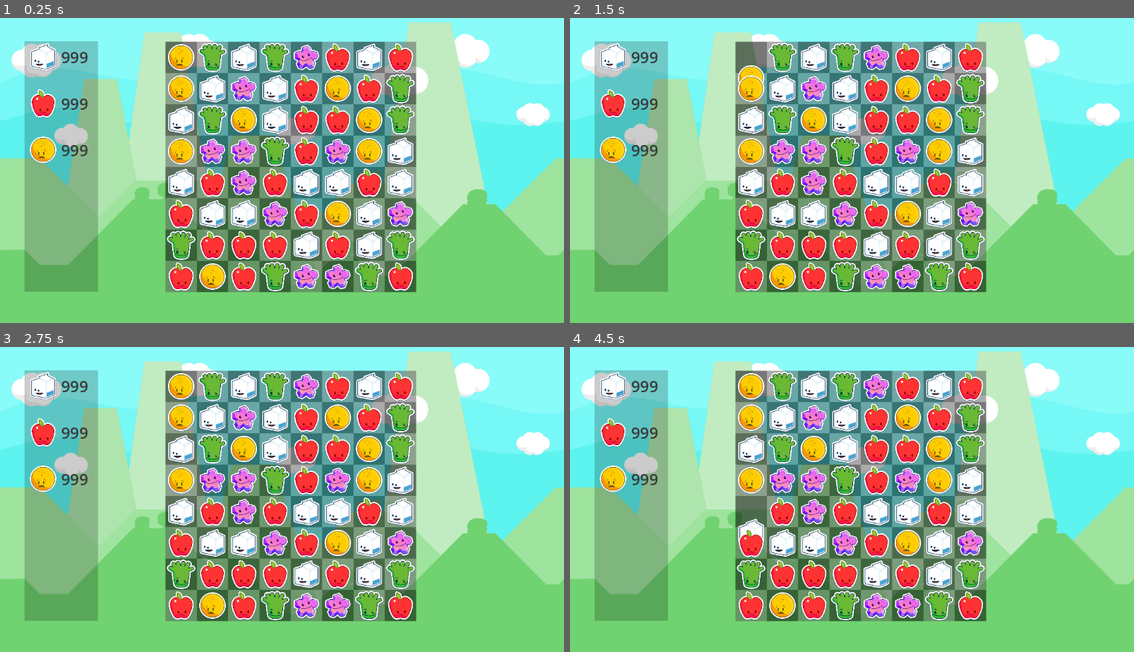
Above: before the commit, frames 1-4 (two rows, left to right).
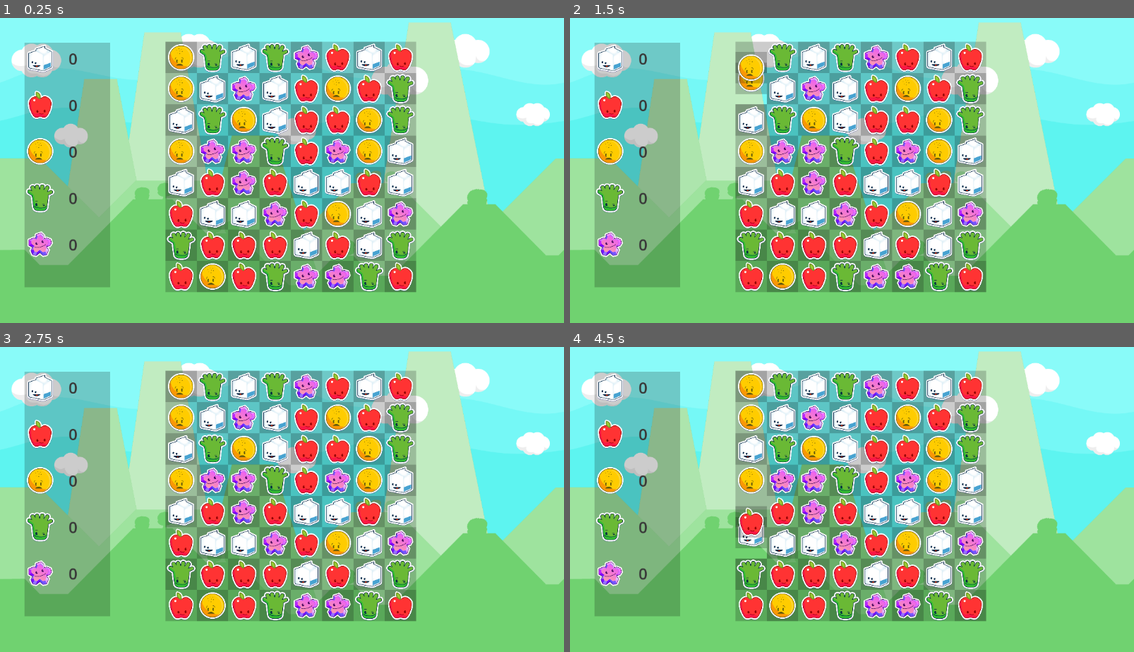
Above: after the commit, the same moments.

Repository: gitbrent/godot-match-3
Game: Godot game, scene res://game.tscn
Same seed, same stepped clock (60 frames per second), same inputs: the game is played once before the commit and once after it.
Inputs (mouse positions are in pixels of both pictures, inside the frame that each line leads up to):
- Up to frame 1 (0.25 s): no input
- Up to frame 2 (1.5 s): tap Enter at 0.5 s; drag from (750, 57) to (908, 94) at 0.52 s; drag from (750, 88) to (823, 228) at 1.27 s
- Up to frame 3 (2.75 s): move the mouse to (180, 447) at 2.02 s; click (180, 447) at 2.17 s
- Up to frame 4 (4.5 s): drag from (750, 481) to (682, 444) at 2.77 s; drag from (750, 511) to (880, 493) at 3.52 s; drag from (750, 542) to (767, 414) at 4.27 s

The runs differ from the first frame. In frame 1, 17% of the frame differs, in the area x 4-74%, y 7-90%; in frame 2, 18%; in frame 3, 17%; in frame 4, 18%.

Commit message:
WIP

Diff:
--- a/game.tscn
+++ b/game.tscn
@@ -1,10 +1,12 @@
-[gd_scene load_steps=8 format=3 uid="uid://b5bfm2244ywxk"]
+[gd_scene load_steps=10 format=3 uid="uid://b5bfm2244ywxk"]
 
 [ext_resource type="Texture2D" uid="uid://cnlqirgwr8d4" path="res://assets/bkgd/Background.png" id="1_h8otn"]
 [ext_resource type="PackedScene" uid="uid://x4qq2j3l7nvb" path="res://game_board/board.tscn" id="2_2ltbx"]
 [ext_resource type="Texture2D" uid="uid://b8biy2iputyhe" path="res://assets/gems/characters_0002.png" id="3_qywvx"]
 [ext_resource type="Texture2D" uid="uid://duau66qew6757" path="res://assets/gems/characters_0001.png" id="3_sh4xh"]
 [ext_resource type="Texture2D" uid="uid://vu6oui2n7024" path="res://assets/gems/characters_0003.png" id="4_2reex"]
+[ext_resource type="Texture2D" uid="uid://byliae6aa6ki2" path="res://assets/gems/characters_0005.png" id="5_g428h"]
+[ext_resource type="Texture2D" uid="uid://2vrsevjv4w43" path="res://assets/gems/characters_0007.png" id="6_ot4tf"]
 
 [sub_resource type="StyleBoxFlat" id="StyleBoxFlat_k3sk6"]
 bg_color = Color(0, 0, 0, 0.2)
@@ -20,22 +22,23 @@
 scale = Vector2(0.6, 0.6)
 texture = ExtResource("1_h8otn")
 
-[node name="debug-bkgd" type="Panel" parent="."]
+[node name="VboxBkgd" type="Panel" parent="."]
 offset_left = 50.0
-offset_top = 72.0
-offset_right = 200.0
-offset_bottom = 584.0
+offset_top = 75.0
+offset_right = 225.0
+offset_bottom = 575.0
 theme_override_styles/panel = SubResource("StyleBoxFlat_k3sk6")
 
 [node name="VBoxContainer" type="VBoxContainer" parent="."]
-offset_left = 56.0
-offset_top = 72.0
-offset_right = 214.0
-offset_bottom = 571.0
+offset_left = 50.0
+offset_top = 75.0
+offset_right = 225.0
+offset_bottom = 575.0
 theme_override_constants/separation = 30
 
 [node name="HBoxContainer1" type="HBoxContainer" parent="VBoxContainer"]
 layout_mode = 2
+theme_override_constants/separation = 25
 
 [node name="Control" type="Control" parent="VBoxContainer/HBoxContainer1"]
 custom_minimum_size = Vector2(65, 65)
@@ -51,10 +54,11 @@
 size_flags_horizontal = 3
 theme_override_colors/font_color = Color(0.223529, 0.223529, 0.223529, 1)
 theme_override_font_sizes/font_size = 32
-text = "999"
+text = "0"
 
 [node name="HBoxContainer2" type="HBoxContainer" parent="VBoxContainer"]
 layout_mode = 2
+theme_override_constants/separation = 25
 
 [node name="Control" type="Control" parent="VBoxContainer/HBoxContainer2"]
 custom_minimum_size = Vector2(65, 65)
@@ -70,10 +74,11 @@
 size_flags_horizontal = 3
 theme_override_colors/font_color = Color(0.223529, 0.223529, 0.223529, 1)
 theme_override_font_sizes/font_size = 32
-text = "999"
+text = "0"
 
 [node name="HBoxContainer3" type="HBoxContainer" parent="VBoxContainer"]
 layout_mode = 2
+theme_override_constants/separation = 25
 
 [node name="Control" type="Control" parent="VBoxContainer/HBoxContainer3"]
 custom_minimum_size = Vector2(65, 65)
@@ -89,7 +94,47 @@
 size_flags_horizontal = 3
 theme_override_colors/font_color = Color(0.223529, 0.223529, 0.223529, 1)
 theme_override_font_sizes/font_size = 32
-text = "999"
+text = "0"
+
+[node name="HBoxContainer4" type="HBoxContainer" parent="VBoxContainer"]
+layout_mode = 2
+theme_override_constants/separation = 25
+
+[node name="Control" type="Control" parent="VBoxContainer/HBoxContainer4"]
+custom_minimum_size = Vector2(65, 65)
+layout_mode = 2
+
+[node name="Sprite2D" type="Sprite2D" parent="VBoxContainer/HBoxContainer4/Control"]
+scale = Vector2(0.25, 0.25)
+texture = ExtResource("5_g428h")
+centered = false
+
+[node name="Label" type="Label" parent="VBoxContainer/HBoxContainer4"]
+layout_mode = 2
+size_flags_horizontal = 3
+theme_override_colors/font_color = Color(0.223529, 0.223529, 0.223529, 1)
+theme_override_font_sizes/font_size = 32
+text = "0"
+
+[node name="HBoxContainer5" type="HBoxContainer" parent="VBoxContainer"]
+layout_mode = 2
+theme_override_constants/separation = 25
+
+[node name="Control" type="Control" parent="VBoxContainer/HBoxContainer5"]
+custom_minimum_size = Vector2(65, 65)
+layout_mode = 2
+
+[node name="Sprite2D" type="Sprite2D" parent="VBoxContainer/HBoxContainer5/Control"]
+scale = Vector2(0.25, 0.25)
+texture = ExtResource("6_ot4tf")
+centered = false
+
+[node name="Label" type="Label" parent="VBoxContainer/HBoxContainer5"]
+layout_mode = 2
+size_flags_horizontal = 3
+theme_override_colors/font_color = Color(0.223529, 0.223529, 0.223529, 1)
+theme_override_font_sizes/font_size = 32
+text = "0"
 
 [node name="Board" parent="." instance=ExtResource("2_2ltbx")]
 position = Vector2(338, 73)
--- a/game_board/GameBoard.gd
+++ b/game_board/GameBoard.gd
@@ -26,39 +26,50 @@
 	#print("[_on_cell_click] selected_cell_1: ", selected_cell_1)
 	#print("[_on_cell_click] selected_cell_2: ", selected_cell_2)
 
+	# STEP 2: effect
+	if selected_cell_1:
+		selected_cell_1.play_selected_anim(true)
+
 	# STEP 2: check selection
 	# 2A: if cells not adjecent, swap old selected-1
 	# 2B: tween cells if valid
 	if selected_cell_1 and selected_cell_2 and are_cells_adjacent(selected_cell_1, selected_cell_2):
-		print("TODO: tween")
-		#
+		print("WIP: tween")
+		# A:
+		selected_cell_1.play_selected_anim(false)
+		# B: get position to restore to after move so tween flows
 		var orig_pos_cell_1 = selected_cell_1.global_position
+		var orig_col_cell_1 = selected_cell_1.get_parent()
+		var orig_row_cell_1 = find_gem_indices(selected_cell_1).row
 		var orig_pos_cell_2 = selected_cell_2.global_position
-		var orig_col_cell_1 = selected_cell_1.get_parent()
 		var orig_col_cell_2 = selected_cell_2.get_parent()
-		var orig_row_cell_1 = find_gem_indices(selected_cell_1).row
 		var orig_row_cell_2 = find_gem_indices(selected_cell_2).row
 		# move card-1
 		orig_col_cell_1.remove_child(selected_cell_1)
 		orig_col_cell_2.add_child(selected_cell_1)
 		orig_col_cell_2.move_child(selected_cell_1, orig_row_cell_1)
+		print("selected_cell_1.orig_pos_cell_1: ", orig_pos_cell_1)
+		print("selected_cell_1.global_position: ", selected_cell_1.global_position)
+		selected_cell_1.global_position = orig_pos_cell_1
+		print("selected_cell_1.global_position: ", selected_cell_1.global_position)
 		# move card-2
 		orig_col_cell_2.remove_child(selected_cell_2)
 		orig_col_cell_1.add_child(selected_cell_2)
 		orig_col_cell_1.move_child(selected_cell_2, orig_row_cell_2)
-		#
-		selected_cell_1.global_position = orig_pos_cell_1
-		selected_cell_1.global_position = orig_pos_cell_2
-		var tween = get_tree().create_tween()
-		tween.tween_property(selected_cell_1, "global_position", orig_pos_cell_2, 0.25)
-		tween.tween_property(selected_cell_2, "global_position", orig_pos_cell_1, 0.25)
-		tween.tween_callback(tween_completed.bind(selected_cell_1))
+		selected_cell_2.global_position = orig_pos_cell_2
+
+		var tween1 = get_tree().create_tween()
+		tween1.tween_property(selected_cell_1, "global_position", orig_pos_cell_2, 0.25)
+		tween1.tween_callback(tween_completed.bind(selected_cell_1))
+		var tween2 = get_tree().create_tween()
+		tween2.tween_property(selected_cell_2, "global_position", orig_pos_cell_1, 0.25)
+		tween2.tween_callback(tween_completed.bind(selected_cell_2))
 	elif selected_cell_2:
 		selected_cell_1 = selected_cell_2
 		selected_cell_2 = null
 
 func tween_completed(gem_cell:GemCell):
-	print("[TWEEN-COMPLETE]: ", gem_cell)
+	#print("[TWEEN-COMPLETE]: ", gem_cell)
 	selected_cell_1 = null
 	selected_cell_2 = null
 
@@ -86,7 +97,7 @@
 	for i in range(size):
 		for j in range(size):
 			# Calculate index from row and column
-			var index = i * size + j
+			#var index = i * size + j
 
 			# Load the appropriate scene based on the checkerboard pattern
 			var brdsq_scene_path = "res://game_board/board_square_1.tscn"  # Assume light square
--- a/game_board/GemCell.gd
+++ b/game_board/GemCell.gd
@@ -1,7 +1,8 @@
 extends Control
 class_name GemCell
 # VARS
-@onready var sprite : Sprite2D = $Sprite2D
+@onready var sprite:Sprite2D = $Sprite2D
+@onready var anim_player:AnimationPlayer = $AnimationPlayer
 # PROPS
 var gem_color : Enums.GemColor
 
@@ -32,3 +33,11 @@
 	# Load and assign texture
 	sprite.texture = ResourceLoader.load(texture_path)
 	#print("[gem_cell] loaded sprite.texture: ", texture_path)
+
+func play_selected_anim(selected:bool):
+	if selected:
+		anim_player.play("selected")
+	else:
+		anim_player.stop(false)
+		sprite.scale.x = 0.25
+		sprite.scale.y = 0.25
--- a/game_board/board.tscn
+++ b/game_board/board.tscn
@@ -11,6 +11,7 @@
 script = ExtResource("1_8mgoe")
 
 [node name="Background" type="Panel" parent="."]
+visible = false
 offset_right = 512.0
 offset_bottom = 512.0
 theme_override_styles/panel = SubResource("StyleBoxFlat_yj5kd")
@@ -27,6 +28,14 @@
 layout_mode = 2
 
 [node name="BoardSquare1" parent="GridContainer" instance=ExtResource("3_a576l")]
+visible = false
+layout_mode = 2
+
+[node name="BoardSquare2" parent="GridContainer" instance=ExtResource("2_o5ud0")]
+visible = false
+layout_mode = 2
+
+[node name="BoardSquare3" parent="GridContainer" instance=ExtResource("3_a576l")]
 visible = false
 layout_mode = 2
 
--- a/game_board/board_square_1.tscn
+++ b/game_board/board_square_1.tscn
@@ -11,6 +11,7 @@
 offset_bottom = 64.0
 
 [node name="Panel" type="Panel" parent="."]
+visible = false
 layout_mode = 1
 anchors_preset = 15
 anchor_right = 1.0
--- a/game_board/gem_cell.tscn
+++ b/game_board/gem_cell.tscn
@@ -6,6 +6,51 @@
 
 [sub_resource type="StyleBoxFlat" id="StyleBoxFlat_lpbyf"]
 bg_color = Color(0, 0, 0, 0.2)
+
+[sub_resource type="Animation" id="Animation_xkhqk"]
+resource_name = "selected"
+loop_mode = 2
+tracks/0/type = "value"
+tracks/0/imported = false
+tracks/0/enabled = true
+tracks/0/path = NodePath("Sprite2D:scale")
+tracks/0/interp = 1
+tracks/0/loop_wrap = true
+tracks/0/keys = {
+"times": PackedFloat32Array(0, 1),
+"transitions": PackedFloat32Array(1, 1),
+"update": 0,
+"values": [Vector2(0.225, 0.225), Vector2(0.275, 0.275)]
+}
+tracks/1/type = "value"
+tracks/1/imported = false
+tracks/1/enabled = false
+tracks/1/path = NodePath("Sprite2D:flip_h")
+tracks/1/interp = 1
+tracks/1/loop_wrap = true
+tracks/1/keys = {
+"times": PackedFloat32Array(0, 0.5, 1),
+"transitions": PackedFloat32Array(1, 1, 1),
+"update": 1,
+"values": [false, true, false]
+}
+tracks/2/type = "value"
+tracks/2/imported = false
+tracks/2/enabled = false
+tracks/2/path = NodePath("Sprite2D:rotation")
+tracks/2/interp = 1
+tracks/2/loop_wrap = true
+tracks/2/keys = {
+"times": PackedFloat32Array(0, 1),
+"transitions": PackedFloat32Array(1, 1),
+"update": 0,
+"values": [-0.261799, 0.261799]
+}
+
+[sub_resource type="AnimationLibrary" id="AnimationLibrary_u2ci8"]
+_data = {
+"selected": SubResource("Animation_xkhqk")
+}
 
 [node name="GemCell" type="Control"]
 custom_minimum_size = Vector2(64, 64)
@@ -16,7 +61,6 @@
 script = ExtResource("1_rhspx")
 
 [node name="Panel" type="Panel" parent="."]
-visible = false
 layout_mode = 1
 anchors_preset = 15
 anchor_right = 1.0
@@ -26,9 +70,9 @@
 theme_override_styles/panel = SubResource("StyleBoxFlat_lpbyf")
 
 [node name="Sprite2D" type="Sprite2D" parent="."]
+position = Vector2(32, 32)
 scale = Vector2(0.25, 0.25)
 texture = ExtResource("2_33s7h")
-centered = false
 
 [node name="GemControl" type="Control" parent="."]
 layout_mode = 1
@@ -38,3 +82,8 @@
 grow_horizontal = 2
 grow_vertical = 2
 script = ExtResource("3_sh1nc")
+
+[node name="AnimationPlayer" type="AnimationPlayer" parent="."]
+libraries = {
+"": SubResource("AnimationLibrary_u2ci8")
+}
Not shown: 1 places in game_board/gem_cell.tscn that only renumber resources
